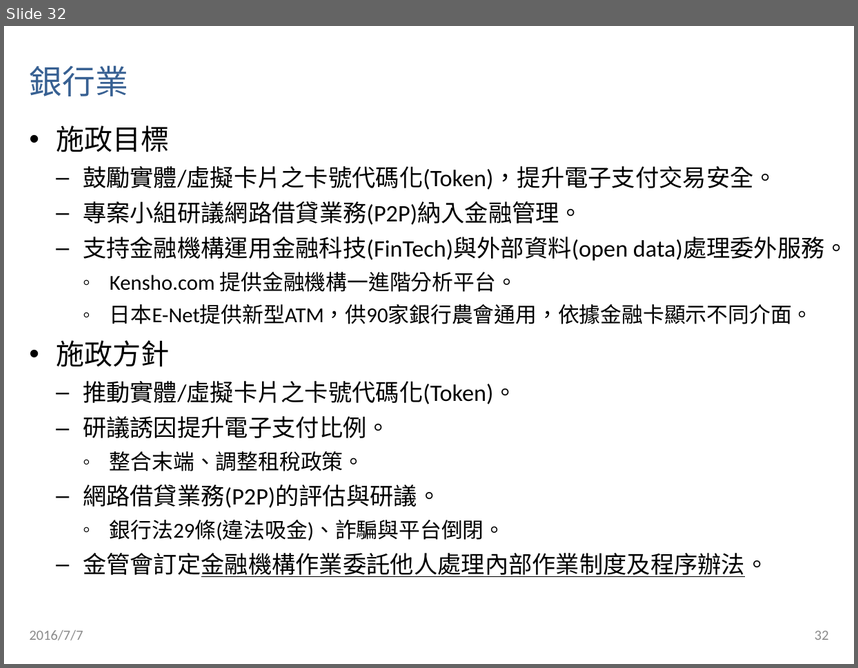
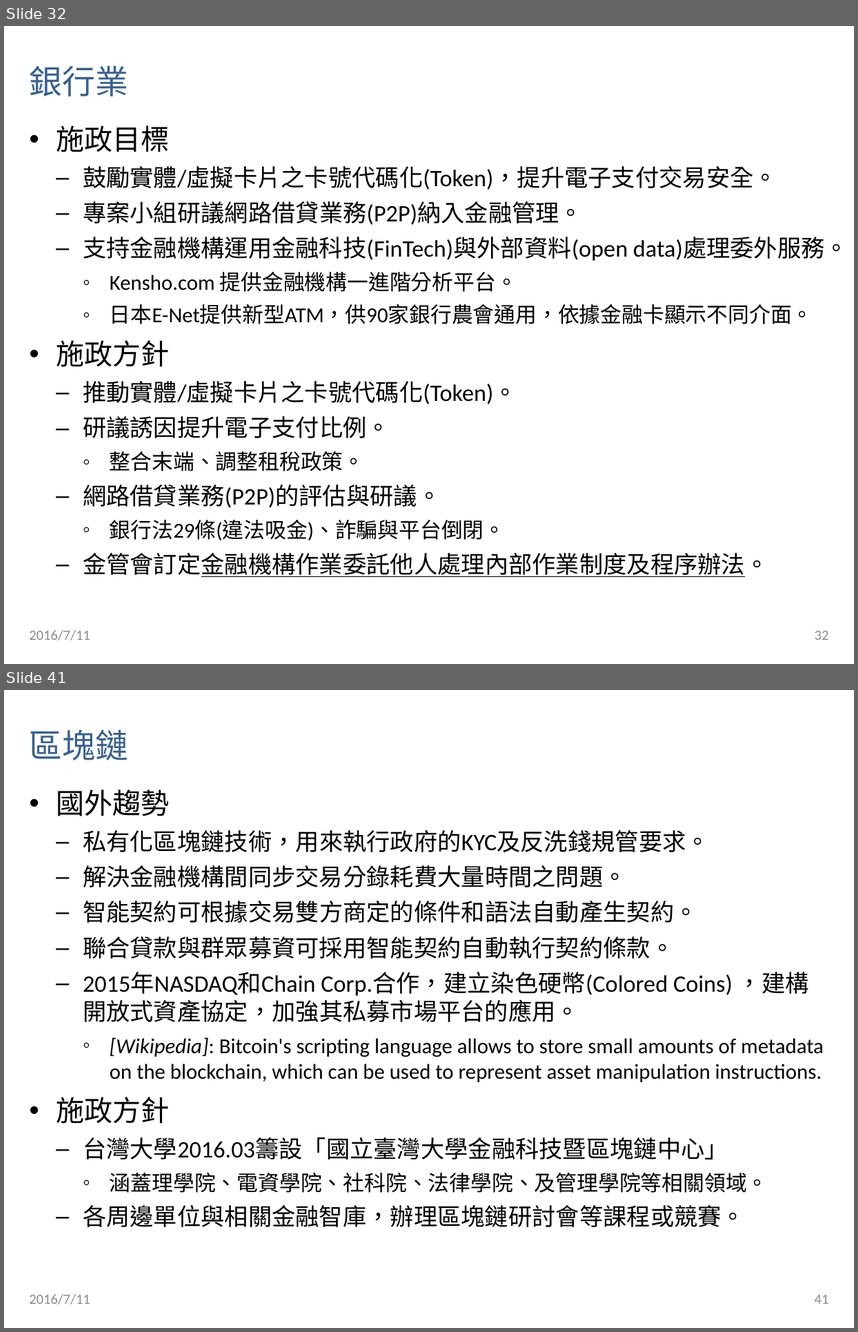
Before and after one commit to CpOuyang/custom, a slide deck: 20160712 - 金融科技白皮書(部會).pptx. Shown one above the other, each under a label of ours: slide 32 before the commit, slides 32 and 41 after it; the slides between them are not shown. The pictures are 858x668 and 858x1332 pixels, drawn with LibreOffice and Linux fonts; fonts in the diff are those of the drawing. Boxes give left, top, right and bottom in pixels: in the first picture for what was removed or moved away, otherwise in the second. Text is boxed around its words. In the diff, an @@ line names an element or a change of style, - is before the commit and + after.

```diff
--- a/20160712 - 金融科技白皮書(部會).pptx
+++ b/20160712 - 金融科技白皮書(部會).pptx
@@ slide 41 added at box(4, 690, 854, 1328), background #FFFFFF @@
@@ title added at box(30, 729, 129, 760), 28 pt, text #376092 @@
+區塊鏈
@@ text added at box(56, 789, 824, 1227), 20 pt, text #000000 @@
+• 國外趨勢
+  – 私有化區塊鏈技術，用來執行政府的KYC及反洗錢規管要求。
+  – 解決金融機構間同步交易分錄耗費大量時間之問題。
+  – 智能契約可根據交易雙方商定的條件和語法自動產生契約。
+  – 聯合貸款與群眾募資可採用智能契約自動執行契約條款。
+  – 2015年NASDAQ和Chain Corp.合作，建立染色硬幣(Colored Coins) ，建構開放式資產協定，加強其私募市場平台的應用。
+    ◦ [Wikipedia]: Bitcoin's scripting language allows to store small amounts of metadata on the blockchain, which can be used to represent asset manipulation instructions.
+• 施政方針
+  – 台灣大學2016.03籌設「國立臺灣大學金融科技暨區塊鏈中心」
+    ◦ 涵蓋理學院、電資學院、社科院、法律學院、及管理學院等相關領域。
+  – 各周邊單位與相關金融智庫，辦理區塊鏈研討會等課程或競賽。
@@ text added at box(30, 1294, 91, 1304), 12 pt, text #8C8C8C @@
+2016/7/11
@@ page number added at box(815, 1294, 829, 1303), 12 pt, text #8C8C8C @@
+41
@@ slide 32 changed as well @@
@@ text at box(30, 630, 91, 640): text changed @@
-2016/7/7
+2016/7/11
```
Also in this commit, not shown: 29 other slides changed, 10 other slides added, 2 slides removed.
